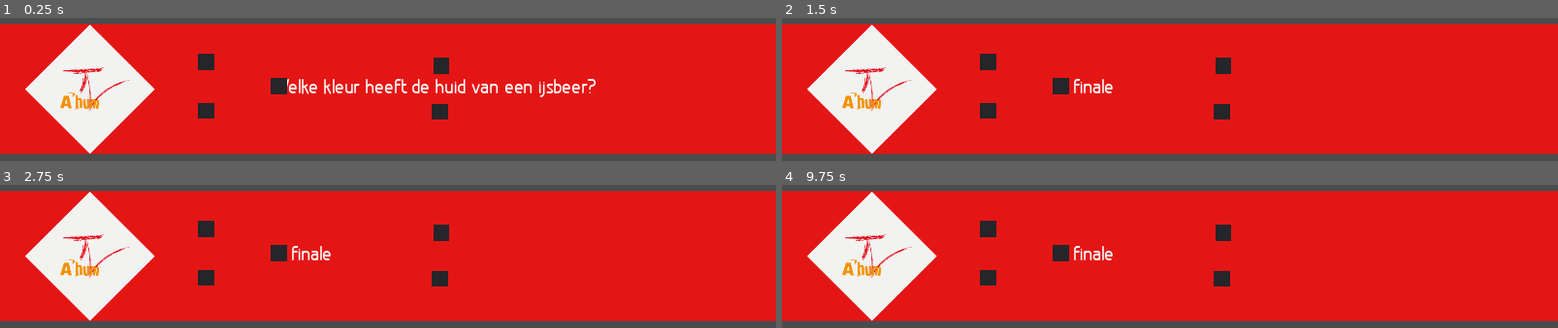
Above: before the commit, frames 1-4 (two rows, left to right).
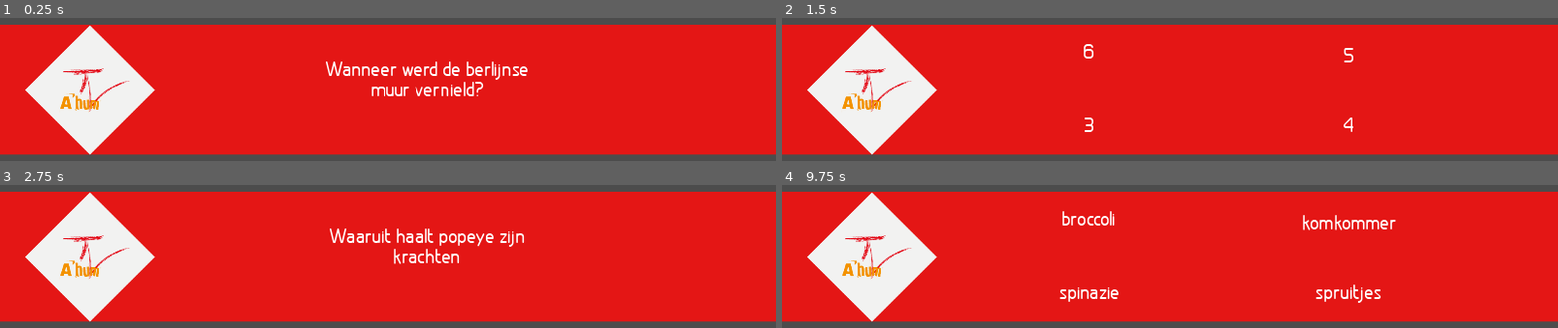
Above: after the commit, the same moments.

Repository: Frain-Breeze/KK-ONC
Game: Godot game, scene res://scenes/main.tscn
Two runs of this game, one before a commit and one after it. Both use one fixed random seed, a clock stepped at 60 frames per second and the inputs below.
Inputs:
- Up to frame 1 (0.25 s): no input
- Up to frame 2 (1.5 s): tap Enter at 0.5 s; tap Up (advance_question) at 0.6 s; tap Space at 1.25 s; tap Right (advance_round) at 1.35 s
- Up to frame 3 (2.75 s): tap Enter at 2 s; tap Down (new_question) at 2.1 s
- Up to frame 4 (9.75 s): tap Space at 2.75, 4.25 s; tap / (show_correct_answer) at 2.85 s; tap Enter at 3.5 s; tap 1 (team1_button1) at 3.6 s; tap 2 (team1_button2) at 4.35 s; tap 3 (team1_button3) at 5.1 s; tap 4 (team1_button4) at 5.85 s; tap Q (team2_button1) at 6.6 s; tap W (team2_button2) at 7.35 s; tap E (team2_button3) at 8.1 s; tap R (team2_button4) at 8.85 s; tap Up (advance_question) at 9.6 s

The runs differ from the first frame. In frame 1, 6.7% of the frame differs, in the area x 0-100%, y 4-96%; in frame 2, 4.5%; in frame 3, 5.6%; in frame 4, 5.7%.
Error before the commit: Invalid get index '1' (on base: 'Array'). (res://scripts/main.gd:150)

Commit message:
1

Diff:
--- a/questions/kk-vragen.csv
+++ b/questions/kk-vragen.csv
@@ -1,8 +1,10 @@
 Ronde 1;goede antwoord:;;;
-Welke kleur heeft de huid van een ijsbeer?;Zwart;Roze;Wit;Bruin
-;;;;
+Wanneer werd de berlijnse muur vernield?;1989;1990;1988;1987
+In welke taal werd in de middeleeuwen de meeste boeken geschreven.;latijn;grieks;engels;frans
 ;;;;
 ;;;;
 ;;;;
 ;;;;
 Ronde 2;goede antwoord:;;;
+Uit hoeveel lijnen bestaat een notenbalk;5;3;4;6
+Waaruit haalt popeye zijn krachten;spinazie;spruitjes;broccoli;komkommer
--- a/scenes/UI.tscn
+++ b/scenes/UI.tscn
@@ -22,6 +22,10 @@
 margin_bottom = -270.0
 
 [node name="text" parent="questions/answer1" index="0"]
+margin_left = 0.0
+margin_top = -24.0
+margin_right = 536.0
+margin_bottom = 27.0
 text = "answ1"
 
 [node name="answer2" parent="questions" instance=ExtResource( 1 )]
@@ -33,28 +37,40 @@
 margin_bottom = -260.0
 
 [node name="text" parent="questions/answer2" index="0"]
+margin_left = 66.6008
+margin_top = -24.9547
+margin_right = 594.601
+margin_bottom = 26.0453
 text = "answ2"
 
 [node name="answer3" parent="questions" instance=ExtResource( 1 )]
 anchor_right = 1.0
 anchor_bottom = 1.0
 margin_left = 490.0
-margin_top = 892.0
+margin_top = 926.0
 margin_right = -1390.0
-margin_bottom = -148.0
+margin_bottom = -114.0
 
 [node name="text" parent="questions/answer3" index="0"]
+margin_left = 5.60083
+margin_top = 1.04527
+margin_right = 533.601
+margin_bottom = 52.0453
 text = "answ3"
 
 [node name="answer4" parent="questions" instance=ExtResource( 1 )]
 anchor_right = 1.0
 anchor_bottom = 1.0
-margin_left = 1068.0
-margin_top = 894.0
-margin_right = -812.0
-margin_bottom = -146.0
+margin_left = 1069.0
+margin_top = 929.0
+margin_right = -811.0
+margin_bottom = -111.0
 
 [node name="text" parent="questions/answer4" index="0"]
+margin_left = 69.6008
+margin_top = -1.95473
+margin_right = 597.601
+margin_bottom = 49.0453
 text = "answ4"
 
 [node name="question" parent="questions" instance=ExtResource( 1 )]
@@ -79,9 +95,11 @@
 centered = false
 
 [node name="QuestionBar" type="Sprite" parent="TextureBox"]
+position = Vector2( 0, 2 )
 z_index = -1
 texture = ExtResource( 3 )
 centered = false
+
 
 [editable path="questions/answer1"]
 
--- a/scenes/answer.tscn
+++ b/scenes/answer.tscn
@@ -10,16 +10,20 @@
 }
 
 [node name="text" type="Label" parent="."]
-margin_right = 203.0
-margin_bottom = 51.0
+margin_left = 122.601
+margin_top = -40.9547
+margin_right = 650.601
+margin_bottom = 10.0453
 custom_fonts/font = ExtResource( 1 )
 text = "yes"
 align = 1
 valign = 1
+autowrap = true
 __meta__ = {
 "_edit_use_anchors_": false
 }
 
 [node name="Panel" type="Panel" parent="text"]
+visible = false
 margin_right = 40.0
 margin_bottom = 40.0
Not shown, changed: assets/Kwikest vragen.psd
